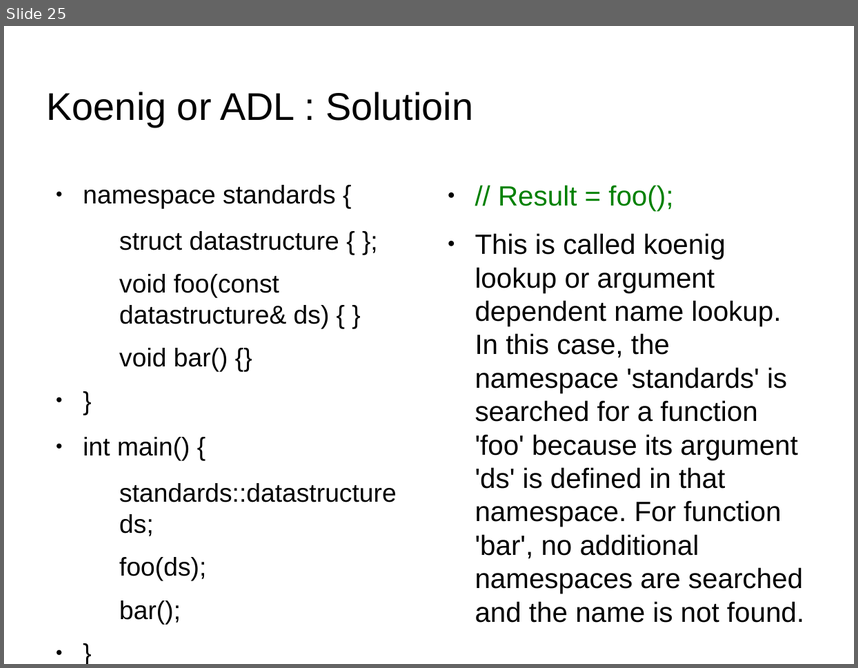
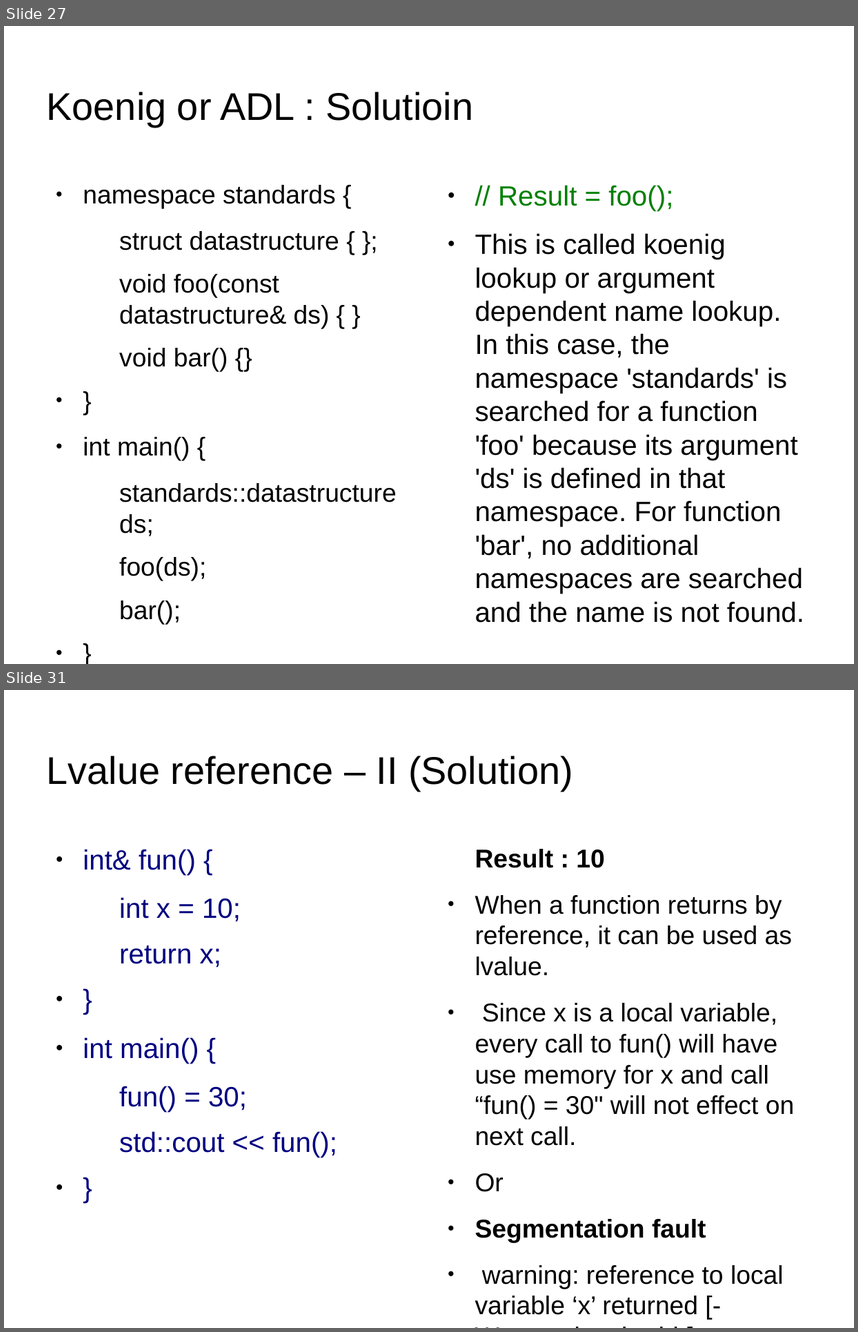
Before and after one commit to kks32/cpp-software-development, a slide deck: Ex22_C++_Quiz/Ex22_C++_Quiz.odp. Shown one above the other, each under a label of ours: slide 25 before the commit, slides 27 and 31 after it; the slides between them are not shown. The pictures are 858x668 and 858x1332 pixels, drawn with LibreOffice and Linux fonts; fonts in the diff are those of the drawing; background and template pictures are left out. Boxes give left, top, right and bottom in pixels: in the first picture for what was removed or moved away, otherwise in the second. Text is boxed around its words. In the diff, an @@ line names an element or a change of style, - is before the commit and + after.

Commit message:
Lvalue and rvalue reference

```diff
--- a/Ex22_C++_Quiz/Ex22_C++_Quiz.odp
+++ b/Ex22_C++_Quiz/Ex22_C++_Quiz.odp
@@ slide 31 added at box(4, 690, 854, 1328), background picture (left out) @@
@@ title added at box(47, 756, 573, 791), 36 pt, text #000000 @@
+Lvalue reference – II (Solution)
@@ text added at box(83, 849, 337, 1157), 26 pt, text #000080 @@
+● int& fun() {
+  int x = 10;
+  return x;
+● }
+● int main() {
+  fun() = 30;
+  std::cout << fun();
+● }
@@ text added at box(475, 849, 794, 1314), 24.1 pt, text #000000 @@
+Result : 10
+● When a function returns by reference, it can be used as lvalue.
+● Since x is a local variable, every call to fun() will have use memory for x and call “fun() = 30" will not effect on next call.
+● Or
+● Segmentation fault
+● warning: reference to local variable ‘x’ returned [-Wreturn-local-addr]
@@ what was slide 25 is now slide 27 @@
```
Also in this commit, not shown: 1 slide changed, 7 other slides added, 5 other files.
